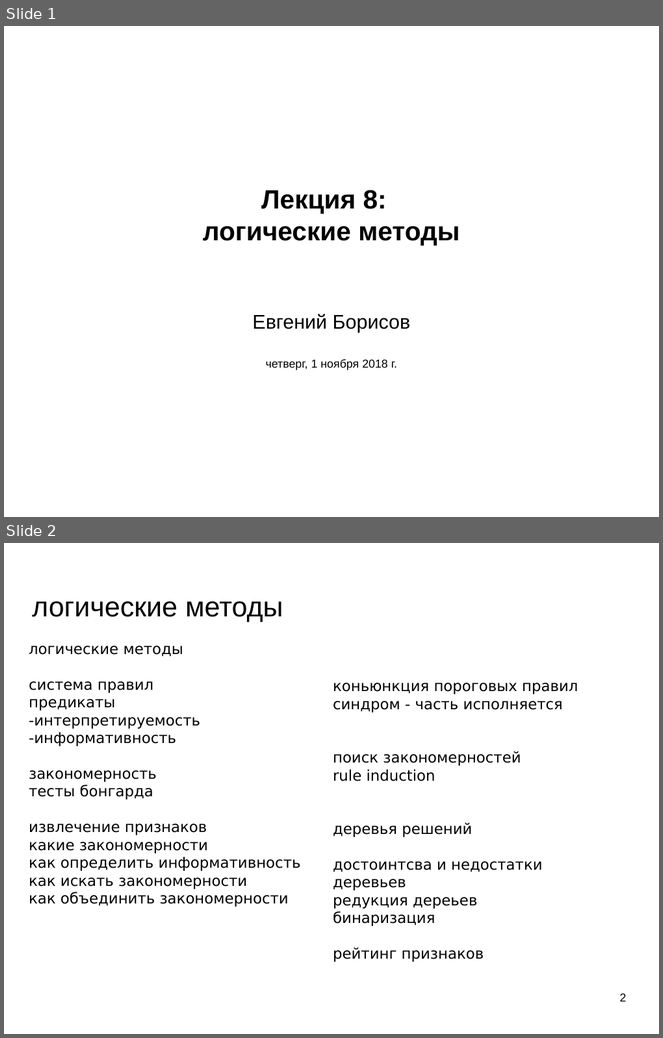
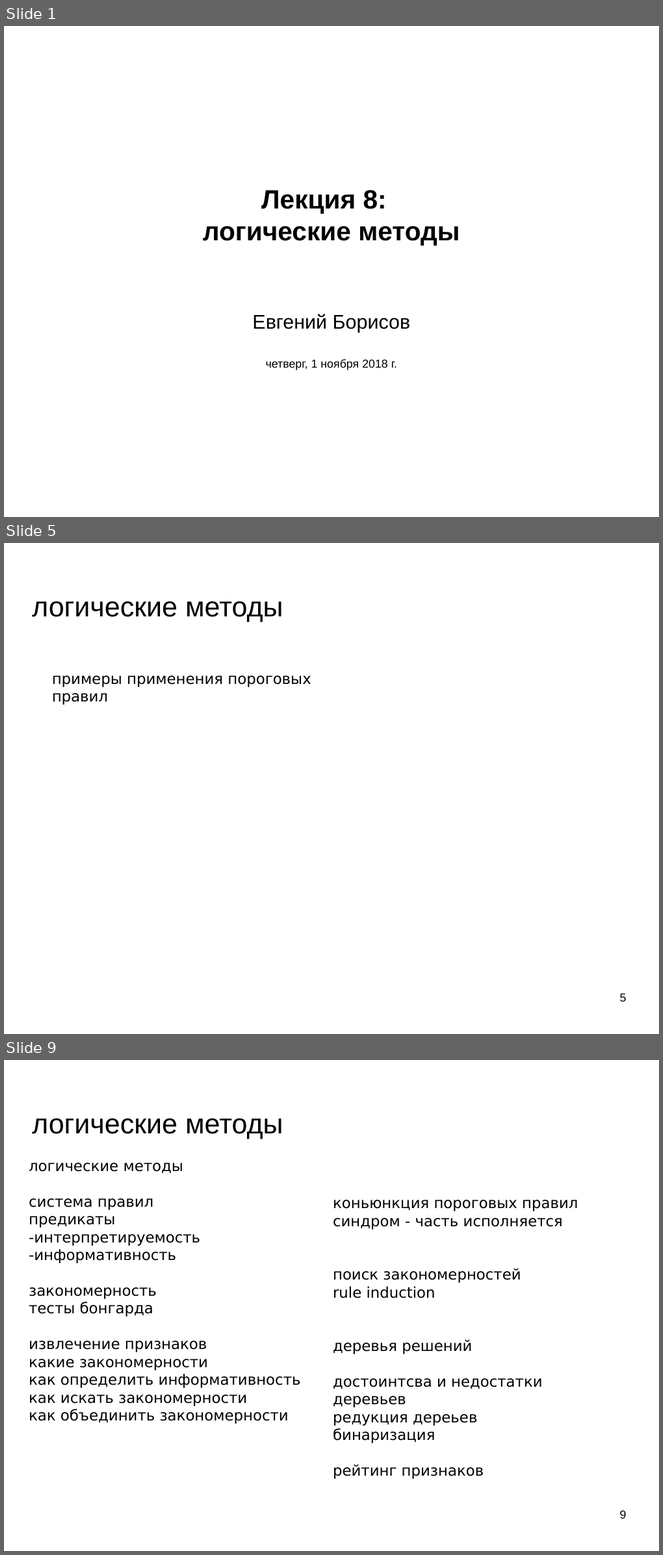
Before and after one commit to mechanoid5/ml_lectorium_legacy, a slide deck: 08-logical.odp. Shown one above the other, each under a label of ours: slides 1 and 2 before the commit, slides 1, 5 and 9 after it; the slides between them are not shown. The pictures are 663x1038 and 663x1555 pixels, drawn with LibreOffice and Linux fonts; fonts in the diff are those of the drawing; background and template pictures are left out. Boxes give left, top, right and bottom in pixels: in the first picture for what was removed or moved away, otherwise in the second. Text is boxed around its words. In the diff, an @@ line names an element or a change of style, - is before the commit and + after.

```diff
--- a/08-logical.odp
+++ b/08-logical.odp
@@ slide 5 added at (4, 543, 659, 1034), background picture (left out) @@
@@ title added at (32, 601, 283, 622), 33.9 pt, text #000000 @@
+логические методы
@@ text added at (52, 676, 311, 705), 18 pt, text #000000 @@
+примеры применения пороговых правил
@@ page number added at (620, 993, 627, 1002), 14 pt, text #000000 @@
+5
@@ what was slide 2 is now slide 9 @@
@@ page number at (620, 1510, 627, 1519): text changed @@
-2
+9
```
Also in this commit, not shown: 6 other slides added, 2 other files.
